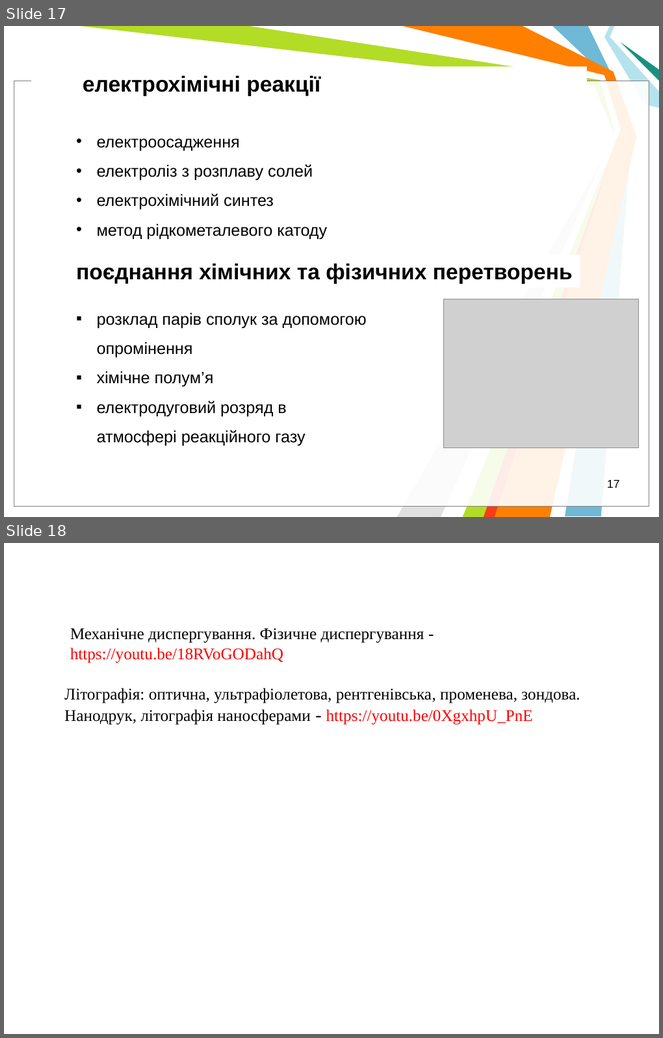
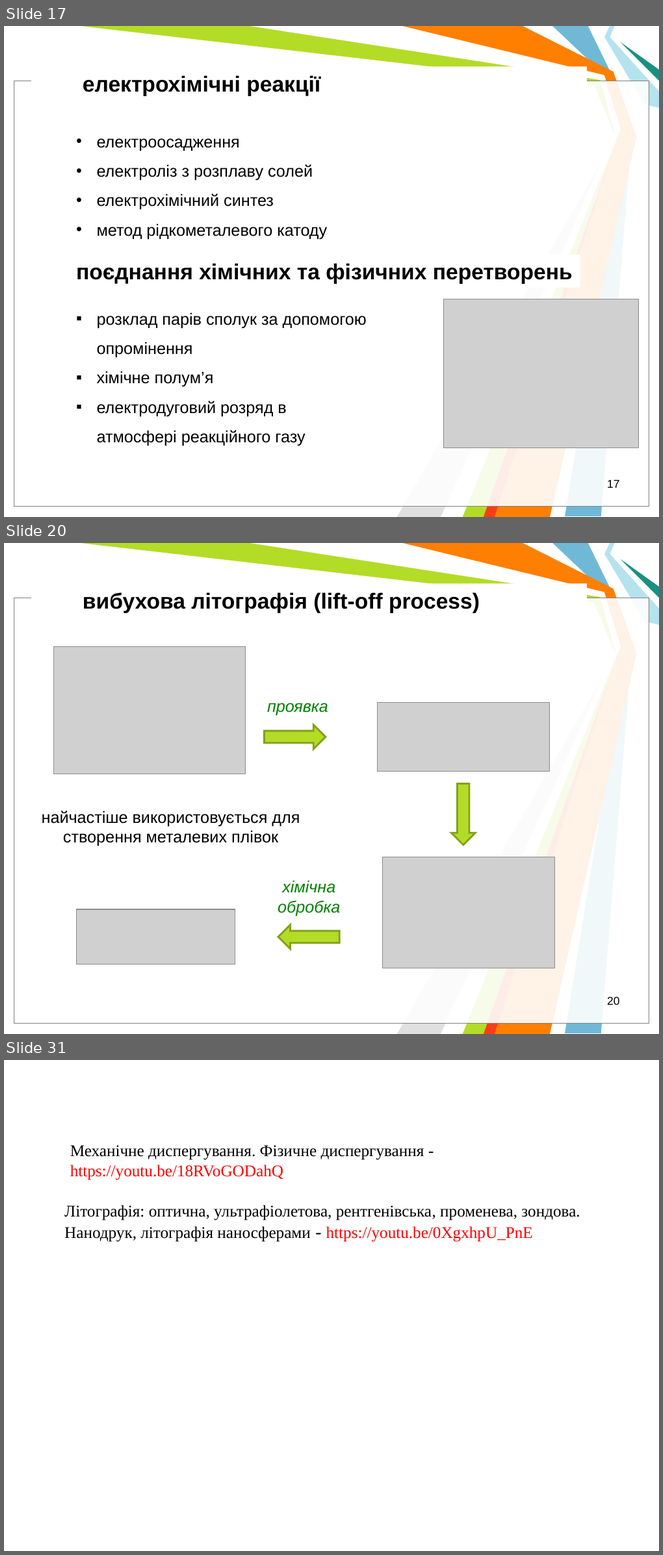
Before and after one commit to l432/NMK, a slide deck: Lecture/nanoSystem/2021_22/Present/OsnFizNanoV2.ppt. Shown one above the other, each under a label of ours: slides 17 and 18 before the commit, slides 17, 20 and 31 after it; the slides between them are not shown. The pictures are 663x1038 and 663x1555 pixels, drawn with LibreOffice and Linux fonts; fonts in the diff are those of the drawing; grey boxes stand for pictures; background and template pictures are left out. Boxes give left, top, right and bottom in pixels: in the first picture for what was removed or moved away, otherwise in the second. Text is boxed around its words. In the diff, an @@ line names an element or a change of style, - is before the commit and + after.

```diff
--- a/Lecture/nanoSystem/2021_22/Present/OsnFizNanoV2.ppt
+++ b/Lecture/nanoSystem/2021_22/Present/OsnFizNanoV2.ppt
@@ slide 20 added at [4,543,659,1034], background #FFFFFF; not listed: 11 template elements that a slide beside it also shows @@
@@ text added at [83,592,480,613], 24 pt, text #000000, bold @@
+вибухова літографія (lift-off process)
@@ picture added at [54,646,246,774] @@
@@ text added at [267,703,328,716], 18 pt, text #008000, italic @@
+проявка
@@ picture added at [378,702,550,772] @@
@@ right arrow added at [264,725,326,750], fill #B3DC27, outline #83A11A 2.01 pt @@
@@ right arrow added at [451,783,475,845], fill #B3DC27, outline #83A11A 2.01 pt @@
@@ text added at [42,811,300,846], 18 pt, text #000000 @@
+найчастіше використовується для створення металевих плівок
@@ picture added at [383,858,555,969] @@
@@ text added at [278,880,340,916], 18 pt, text #008000, italic @@
+хімічна
+обробка
@@ picture added at [76,910,235,965] @@
@@ right arrow added at [278,925,340,949], fill #B3DC27, outline #83A11A 2.01 pt @@
@@ page number added at [607,997,620,1005], 12.5 pt, text #000000 @@
+20
@@ what was slide 18 is now slide 31 @@
```
Also in this commit, not shown: 12 other slides added.
